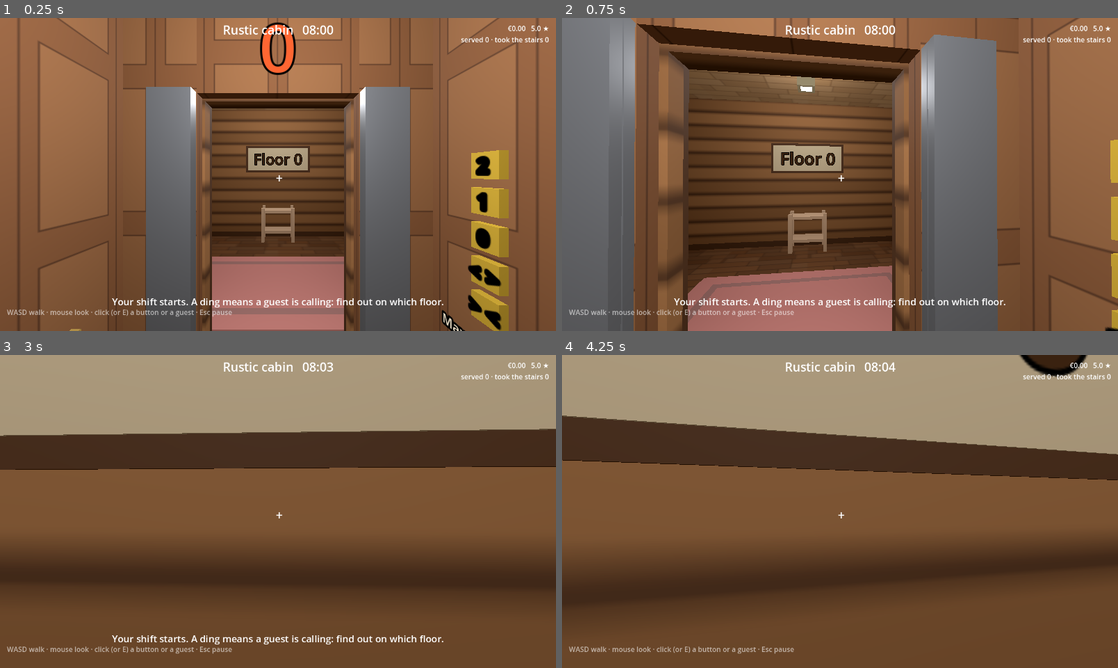
Above: before the commit, frames 1-4 (two rows, left to right).
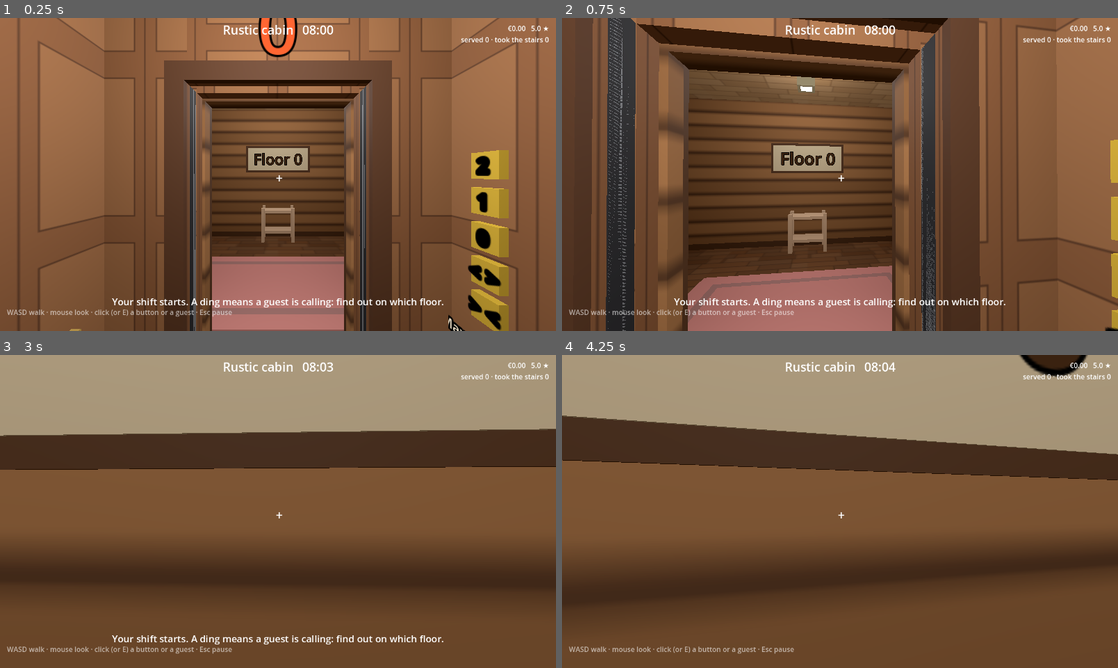
Above: after the commit, the same moments.

Repository: D-Klaassen/elevator-piccolo
Game: Godot game, scene res://scenes/cabin_greybox.tscn
Two runs of this game, one before a commit and one after it. Both use one fixed random seed, a clock stepped at 60 frames per second and the inputs below.
Inputs (mouse positions are in pixels of both pictures, inside the frame that each line leads up to):
- Up to frame 1 (0.25 s): no input
- Up to frame 2 (0.75 s): tap Enter (ui_accept) at 0.5 s; move the mouse to (867, 174) at 0.52 s; hold W (move_forward) from 0.53 s (still down); hold E (interact) from 0.53 s (still down); click (867, 174) at 0.67 s
- Up to frame 3 (3 s): keep holding W (move_forward); tap Enter (ui_accept) at 0.77, 1.52 s; move the mouse to (250, 511) at 1.27 s; release E (interact) at 1.28 s; tap 1 at 1.35, 2.85 s; move the mouse to (289, 505) at 2.02 s; hold E (interact) 2.03-2.78 s; move the mouse to (272, 517) at 2.77 s; click (272, 517) at 2.92 s
- Up to frame 4 (4.25 s): keep holding W (move_forward); tap Enter (ui_accept) at 3.02, 3.5, 3.77 s; move the mouse to (878, 514) at 3.52 s; hold E (interact) from 3.53 s (still down)

The runs differ from the first frame. In frame 1, 20% of the frame differs, in the area x 18-82%, y 0-100%; in frame 2, 28%, in the area x 0-89%, y 0-100%; in frame 3, less than 0.1%; in frame 4, nothing differs.

Commit message:
Cab doors sit in the opening behind a frame, as from the hallway, and look solid
The cab gets an inner front wall; its doors slide in between it and the front wall, as the
landing doors slide into the landing wall, with the same dark frame round the opening.
Door panels are matt steel with a dark edge down both sides instead of a shiny flat slab.

Diff:
--- a/scripts/elevator.gd
+++ b/scripts/elevator.gd
@@ -30,6 +30,12 @@
 const CLOSE_SLOWER := 1.3 ## closing takes this many times as long as opening
 const PANEL_WIDTH := DOOR_OPENING / 4 ## two panels a side
 const PANEL_THICKNESS := 0.04
+const SKIN := 0.04 ## the cab's inner front wall, which the open doors slide behind
+## Where the cab's door panels are: the trailing ones just inside its front wall, the
+## leading ones in front of them, and the inner front wall just in front of those.
+const CAB_TRAIL_Z := CAB_HALF_WIDTH - WALL / 2 - 0.005 - PANEL_THICKNESS / 2
+const CAB_LEAD_Z := CAB_TRAIL_Z - PANEL_THICKNESS - 0.005
+const CAB_SKIN_Z := CAB_LEAD_Z - PANEL_THICKNESS / 2 - 0.005 - SKIN / 2
 const LANDING_TUCK := 0.03 ## metres open landing doors slide past the opening's edge, into the wall
 ## Share of the way the cab's doors go before they pick up the landing doors.
 const LANDING_LAG := 0.06
@@ -189,11 +195,18 @@
 	Greybox.box(_cab, Vector3(side, h, WALL), Vector3(-(DOOR_OPENING / 2 + side / 2), h / 2, w), Color.WHITE, true, walls)
 	Greybox.box(_cab, Vector3(side, h, WALL), Vector3(DOOR_OPENING / 2 + side / 2, h / 2, w), Color.WHITE, true, walls)
 	Greybox.box(_cab, Vector3(DOOR_OPENING, h - DOOR_HEIGHT, WALL), Vector3(0, (h + DOOR_HEIGHT) / 2, w), Color.WHITE, true, walls)
+	# And an inner front wall with the same opening, so the doors slide in between the two
+	# when they open, as the landing doors slide into the landing wall: from inside the cab
+	# the doors sit in the opening the way they do from the hallway.
+	var skin_side := w - WALL / 2 - DOOR_OPENING / 2
+	for sign_x in [-1.0, 1.0]:
+		Greybox.box(_cab, Vector3(skin_side, h, SKIN), Vector3(sign_x * (DOOR_OPENING / 2 + skin_side / 2), h / 2, CAB_SKIN_Z), Color.WHITE, true, walls)
+	Greybox.box(_cab, Vector3(DOOR_OPENING, h - DOOR_HEIGHT, SKIN), Vector3(0, (h + DOOR_HEIGHT) / 2, CAB_SKIN_Z), Color.WHITE, true, walls)
 	# Handrail, ceiling light and skirting: looks only, no collision.
 	var trim := Node3D.new()
 	trim.name = "Trim"
 	_cab.add_child(trim)
-	Interior.trim_cab(trim, w, h, WALL)
+	Interior.trim_cab(trim, w, h, WALL, CAB_SKIN_Z - SKIN / 2)
 
 	var light := OmniLight3D.new()
 	light.position = Vector3(0, h - 0.3, 0)
@@ -202,15 +215,14 @@
 	_cab.add_child(light)
 
 	# Floor indicator above the door, readable from inside (faces -Z).
-	_indicator = Greybox.label(_cab, "0", Vector3(0, DOOR_HEIGHT + 0.25, w - WALL), 180.0, 96)
+	_indicator = Greybox.label(_cab, "0", Vector3(0, DOOR_HEIGHT + 0.3, CAB_SKIN_Z - SKIN / 2 - 0.01), 180.0, 96)
 	_indicator.modulate = Color(1, 0.4, 0.2)
 
 
-## The cab's door panels, just inside its front wall: the trailing panels nearest the wall,
-## the leading ones in front of them.
+## The cab's door panels, between its front wall and its inner front wall: the trailing
+## panels nearest the front wall, the leading ones in front of them.
 func _build_doors() -> void:
-	var trail_z := CAB_HALF_WIDTH - WALL / 2 - 0.005 - PANEL_THICKNESS / 2
-	_door_panels = _make_panels(_cab, trail_z - PANEL_THICKNESS - 0.005, trail_z)
+	_door_panels = _make_panels(_cab, CAB_LEAD_Z, CAB_TRAIL_Z)
 
 
 ## Four door panels under [param parent]: left leading, left trailing, right leading, right
@@ -226,7 +238,7 @@
 			panel.sync_to_physics = false
 			panel.position.z = lead_z if lead else trail_z
 			parent.add_child(panel)
-			Greybox.box(panel, Vector3(PANEL_WIDTH, DOOR_HEIGHT, PANEL_THICKNESS), Vector3.ZERO, Color.WHITE, true, Interior.flat(Interior.STEEL, 0.6))
+			Interior.door_panel(panel, PANEL_WIDTH, DOOR_HEIGHT, PANEL_THICKNESS)
 			panels.append(panel)
 	return panels
 
--- a/scripts/interior.gd
+++ b/scripts/interior.gd
@@ -249,7 +249,23 @@
 
 ## Trims the cab ([param cab], [param w] its half width, [param h] its height): a light
 ## in the ceiling, a brass handrail on the back and right-hand walls, and a skirting.
-static func trim_cab(cab: Node3D, w: float, h: float, wall: float) -> void:
+## One door panel, [param width] by [param height] and [param thickness] thick, on [param
+## body]: matt brushed steel with a dark rubber edge down both sides, so the panels read as
+## solid slabs with seams between them, the same from either side.
+static func door_panel(body: Node3D, width: float, height: float, thickness: float) -> void:
+	var steel: StandardMaterial3D = _materials.get("door_steel")
+	if steel == null:
+		steel = Greybox.material(STEEL.darkened(0.1))
+		steel.metallic = 0.35
+		steel.roughness = 0.75
+		_materials["door_steel"] = steel
+	Greybox.box(body, Vector3(width, height, thickness), Vector3.ZERO, Color.WHITE, true, steel)
+	var edge := 0.012
+	for sign_x in [-1.0, 1.0]:
+		_box(body, Vector3(edge, height, thickness + 0.004), Vector3(sign_x * (width - edge) / 2, 0, 0), flat(Color("2a2a2e")))
+
+
+static func trim_cab(cab: Node3D, w: float, h: float, wall: float, front_face: float) -> void:
 	var brass := flat(BRASS, 0.2)
 	var inner := w - wall / 2
 	var light := Greybox.material(Color("fff6e0"))
@@ -268,12 +284,23 @@
 	for z in [-inner + 0.35, inner - 0.6]:
 		_box(cab, Vector3(rail_out, 0.03, 0.03), Vector3(inner - rail_out / 2, HANDRAIL_HEIGHT, z), brass)
 
-	# Skirting on the back and side walls, stopping short of where the open doors slide.
+	# Skirting on the back and side walls and on the inner front wall (at [param front_face],
+	# which the open doors slide behind), either side of the door.
 	var dark := flat(CAB_WALL[4])
-	var doors := w - wall - 0.05
 	_box(cab, Vector3(2 * inner, 0.1, 0.015), Vector3(0, 0.05, -inner + 0.0075), dark)
 	for x in [-inner + 0.0075, inner - 0.0075]:
-		_box(cab, Vector3(0.015, 0.1, doors + inner), Vector3(x, 0.05, (doors - inner) / 2), dark)
+		_box(cab, Vector3(0.015, 0.1, front_face + inner), Vector3(x, 0.05, (front_face - inner) / 2), dark)
+	var opening := Elevator.DOOR_OPENING / 2
+	var skirt := inner - opening - 0.1
+	for sign_x in [-1.0, 1.0]:
+		_box(cab, Vector3(skirt, 0.1, 0.015), Vector3(sign_x * (inner - skirt / 2), 0.05, front_face - 0.0075), dark)
+
+	# A frame round the door, like the one round the landing doors on the hallway side.
+	var frame := 0.1
+	var frame_z := front_face - 0.02
+	for sign_x in [-1.0, 1.0]:
+		_box(cab, Vector3(frame, Elevator.DOOR_HEIGHT + frame, 0.04), Vector3(sign_x * (opening + frame / 2), (Elevator.DOOR_HEIGHT + frame) / 2, frame_z), dark)
+	_box(cab, Vector3(Elevator.DOOR_OPENING + 2 * frame, frame, 0.04), Vector3(0, Elevator.DOOR_HEIGHT + frame / 2, frame_z), dark)
 
 
 static func _box(parent: Node3D, size: Vector3, center: Vector3, surface: Material) -> MeshInstance3D:
--- a/tests/interior_test.gd
+++ b/tests/interior_test.gd
@@ -99,19 +99,21 @@
 	for child in cab.get_children():
 		if child is MeshInstance3D and ((child.mesh as BoxMesh).material as StandardMaterial3D).albedo_texture:
 			patterned += 1
-	_check(patterned == 8, "the cab's floor, ceiling and walls are patterned (%d of 8)" % patterned)
+	# Floor, ceiling, back and side walls, the front wall in three and the inner front wall in three.
+	_check(patterned == 11, "the cab's floor, ceiling and walls are patterned (%d of 11)" % patterned)
 	var lit := trim.get_children().filter(func(m: Node) -> bool: return m is MeshInstance3D and ((m.mesh as BoxMesh).material as StandardMaterial3D).emission_enabled)
 	_check(lit.size() == 1, "there's a light in its ceiling")
 
 	var inner := Elevator.CAB_HALF_WIDTH - Elevator.WALL / 2
+	var front := Elevator.CAB_SKIN_Z - Elevator.SKIN / 2 # the inner front wall's face
 	var rails := 0
 	for mesh: MeshInstance3D in trim.get_children():
 		var box: AABB = mesh.transform * mesh.get_aabb()
-		var flat_on_wall := box.position.z < -inner + FLUSH or box.position.x < -inner + FLUSH or box.end.x > inner - FLUSH
+		var flat_on_wall := box.position.z < -inner + FLUSH or box.position.x < -inner + FLUSH or box.end.x > inner - FLUSH or box.end.z > front - FLUSH
 		var overhead := box.position.y > Elevator.CAB_HEIGHT - 0.1
 		if not (flat_on_wall or overhead):
 			_check(false, "cab trim at %s is flat against a wall or overhead" % box.get_center())
-		var in_doorway := box.end.z > Elevator.CAB_HALF_WIDTH - Elevator.WALL - 0.03 and absf(box.get_center().x) < Elevator.DOOR_OPENING # where the doors slide
+		var in_doorway := box.end.z > front + 0.001 # between the front walls, where the doors slide
 		if in_doorway and box.position.y < Elevator.DOOR_HEIGHT:
 			_check(false, "cab trim at %s is clear of the doors" % box.get_center())
 		if is_equal_approx(box.get_center().y, Interior.HANDRAIL_HEIGHT) and maxf(box.size.x, box.size.z) > 1.0:
Not shown, changed: README.md
